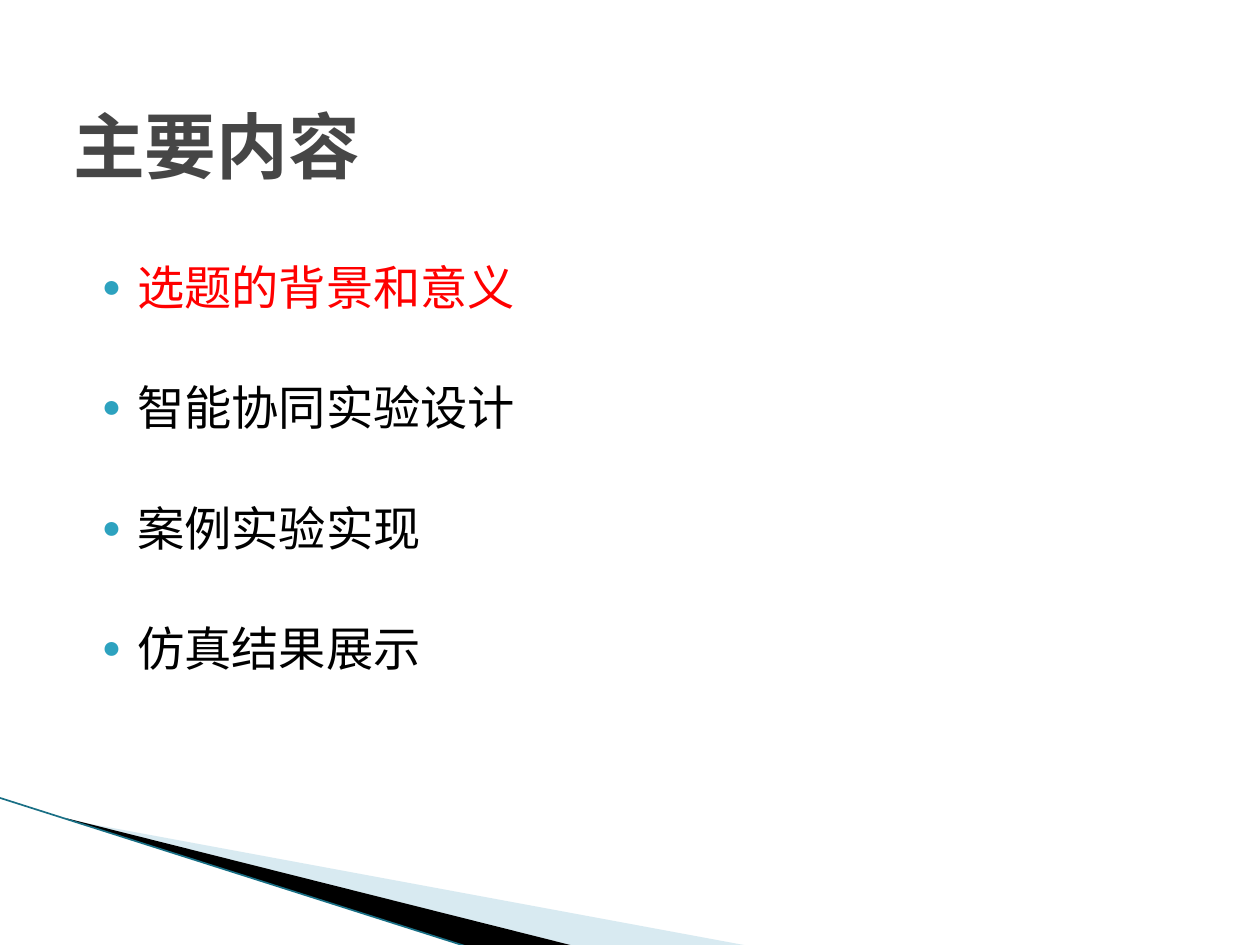
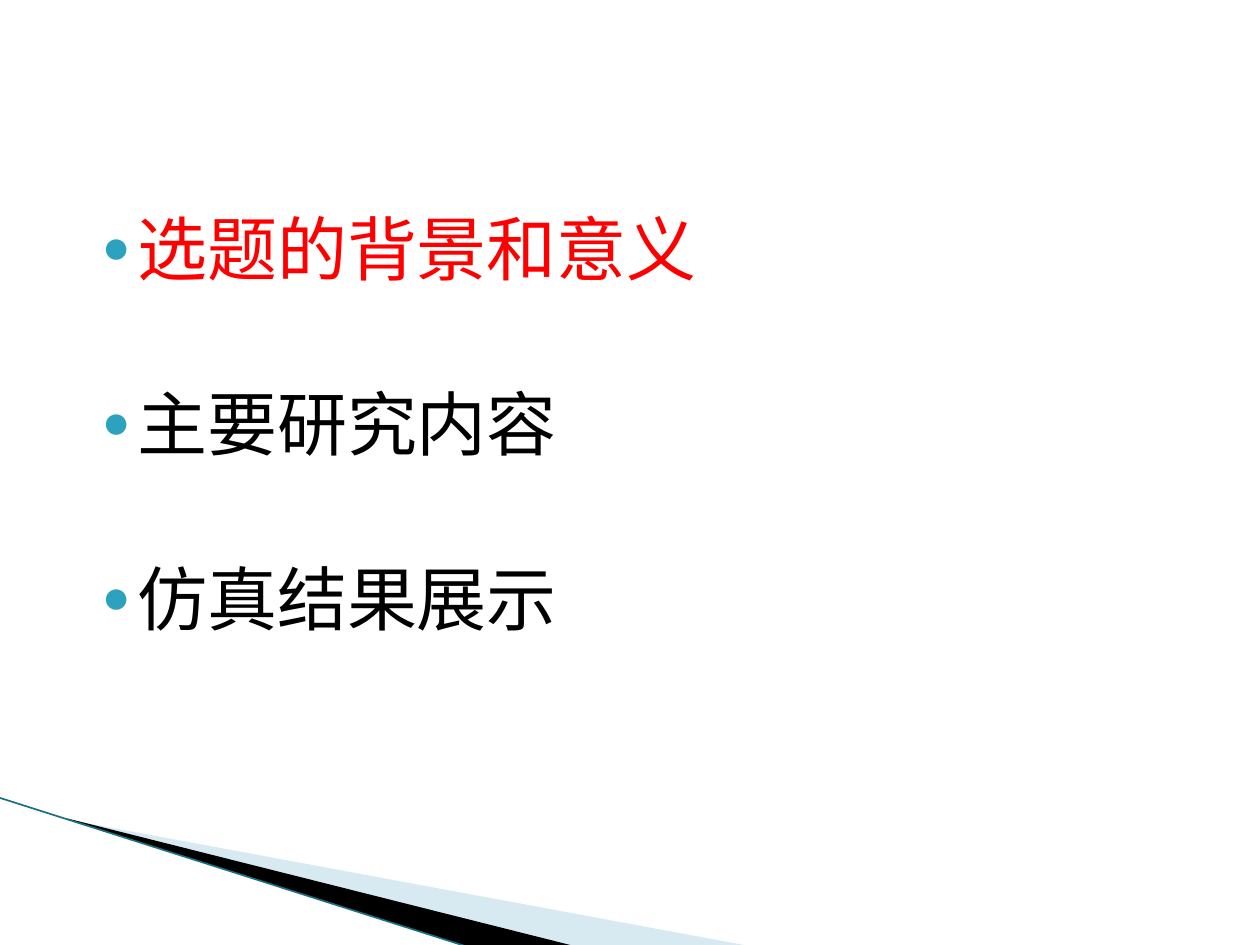
Before and after one commit to zxy15914507674/bishe, a slide deck: slide 2 of 张祥裕答辩PPT.pptx. Drawn at 1260x945 pixels with LibreOffice and Linux fonts; fonts in the diff are those of the drawing; background and template pictures are left out. Boxes give left, top, right and bottom in pixels: in the first picture for what was removed or moved away, otherwise in the second. Text is boxed around its words. In the diff, an @@ line names an element or a change of style, - is before the commit and + after.

Commit message:
ppt编写研究背景和意义

```diff
--- a/张祥裕答辩PPT.pptx
+++ b/张祥裕答辩PPT.pptx
@@ title removed at bbox=[73, 111, 360, 180] @@
-主要内容
@@ text "选题的背景和意义": place and size @@
-text "选题的背景和意义" at bbox=[137, 265, 515, 670]
+text "选题的背景和意义" at bbox=[137, 215, 696, 631]
@@ text at bbox=[137, 215, 696, 631]: size 27 to 40 pt in "选题的背景和意义", "仿真结果展示" @@
@@ text at bbox=[137, 390, 557, 456]: text changed; size 27 to 40 pt @@
-● 智能协同实验设计
-● 案例实验实现
+● 主要研究内容
```
Also in this commit, not shown: 5 other slides changed.
